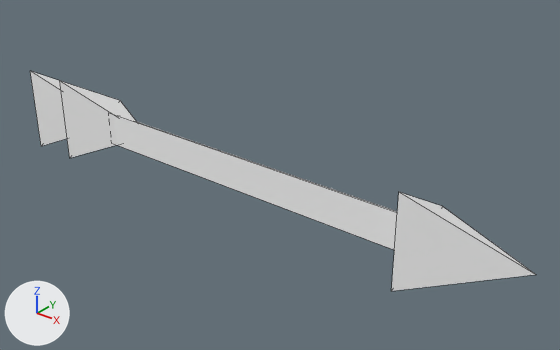
The Blender file itcs-5232/models/arrow.blend: old version first, new version second.
Before and after are seen from a 50 mm lens placed at (1.089, -1.231, 0.784), pointed at (0.064, 0.051, -0.011). Arrows for +X, +Y and +Z are at lower left; the lights stay in place. Mesh edges are drawn as thin lines.
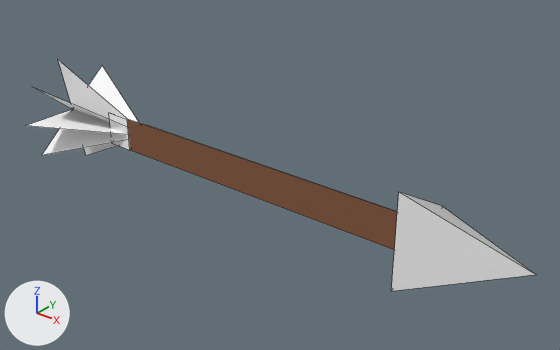
Location of each change, (x1, y1, x2, y2) in pixels of the pictures (560 x 350 px; the box of a moved part takes in the faces that stretch with it):
'Cylinder', reshaped
    before: (30, 71, 536, 291)
    after: (26, 60, 536, 291)
part 1 of me_cylinder, moved or reshaped
    before: (30, 71, 397, 250)
    after: (26, 60, 397, 250)

The change, as a list of edits to the scene's bpy script:
```text
Add mat_material:
    mat_material = principled_material('Material')
    mat_material.base_color = (0.236, 0.0975, 0.0471)  # brown #85583d
    mat_material.roughness = 1.0
Add mat_material_002:
    mat_material_002 = principled_material('Material.002')
    mat_material_002.base_color = (1.0, 1.0, 1.0)  # white #ffffff
    mat_material_002.roughness = 1.0
Change me_cylinder:
    used by ob_cylinder; location = (0.0, 0.0, 0.0)
    remove me_cylinder.from_pydata(...)  # 18 vertices, 17 faces; spans x -0.72..0.705, y -0.065..0.13, z -0.113..0.113
    add me_cylinder.from_pydata(...)  # 29 vertices, 16 faces; spans x -0.64..0.705, y -0.154..0.154, z -0.152..0.152
    me_cylinder part 1
    2 vertices are removed from x -0.72, y -0.065..0.13, z 0.0..0.113
    11 faces are deleted
    6 vertices move from x -0.72..-0.33, y -0.065..0.13, z -0.113..0.113 to x -0.64..-0.36, y -0.154..0.154, z -0.099..0.099
    13 vertices are added at x -0.64..-0.36, y -0.118..0.118, z -0.152..0.152
    3 new faces join them, mat_material (brown #85583d)
    7 new faces join them, mat_material_002 (white #ffffff)
    add me_cylinder.materials.append(mat_material)  # brown #85583d
    add me_cylinder.materials.append(mat_material_002)  # white #ffffff
```
